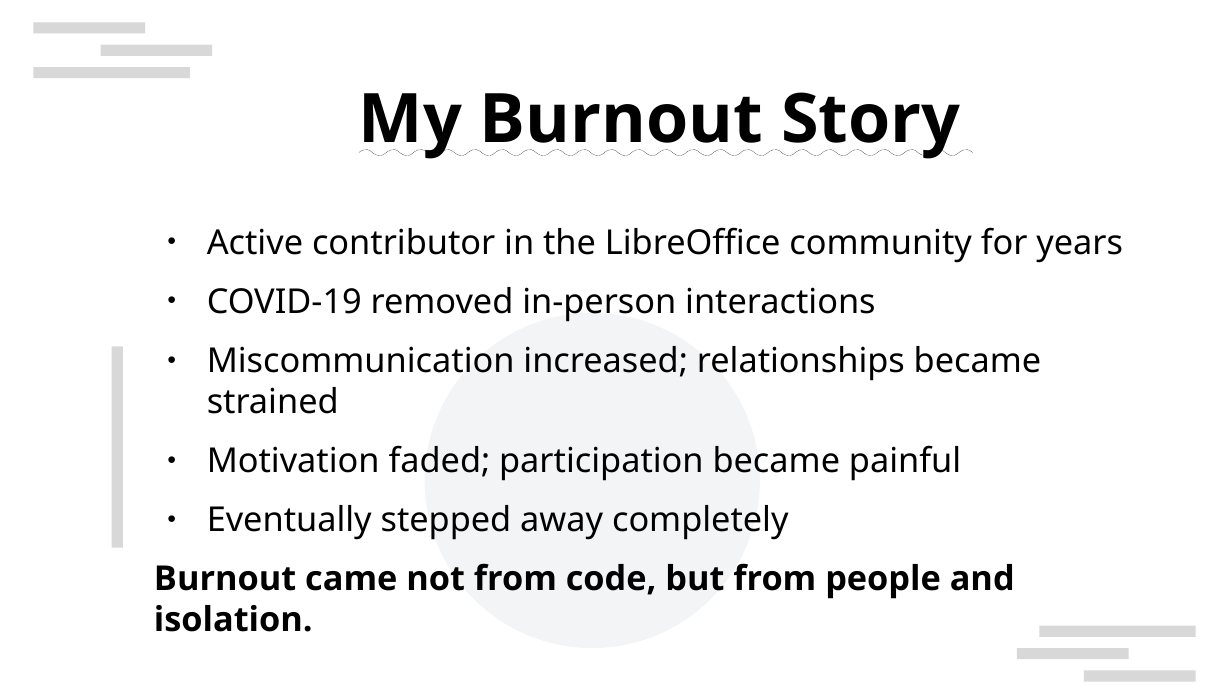
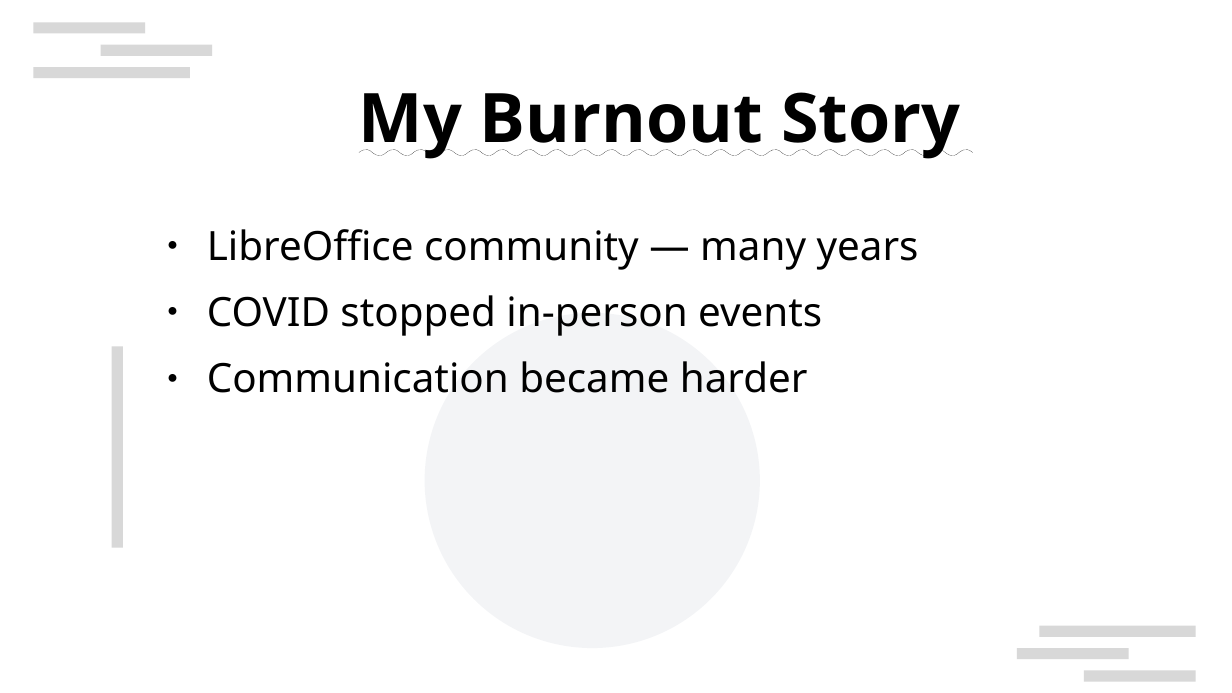
Before and after one commit to naruoga/presentations, a slide deck: slide 3 of FOSSASIA2026-yuru-participation.odp. Drawn at 1232x693 pixels with LibreOffice and Linux fonts; fonts in the diff are those of the drawing; background and template pictures are left out. Boxes give left, top, right and bottom in pixels: in the first picture for what was removed or moved away, otherwise in the second. Text is boxed around its words. In the diff, an @@ line names an element or a change of style, - is before the commit and + after.

```diff
--- a/FOSSASIA2026-yuru-participation.odp
+++ b/FOSSASIA2026-yuru-participation.odp
@@ text at [207,229,919,393]: text changed; size 22.1 to 26 pt @@
-● Active contributor in the LibreOffice community for years
-● COVID-19 removed in-person interactions
-● Miscommunication increased; relationships became strained
-● Motivation faded; participation became painful
-● Eventually stepped away completely
-Burnout came not from code, but from people and isolation.
+● LibreOffice community — many years
+● COVID stopped in-person events
+● Communication became harder
```
Also in this commit, not shown: 9 other slides changed, 1 slide added.
